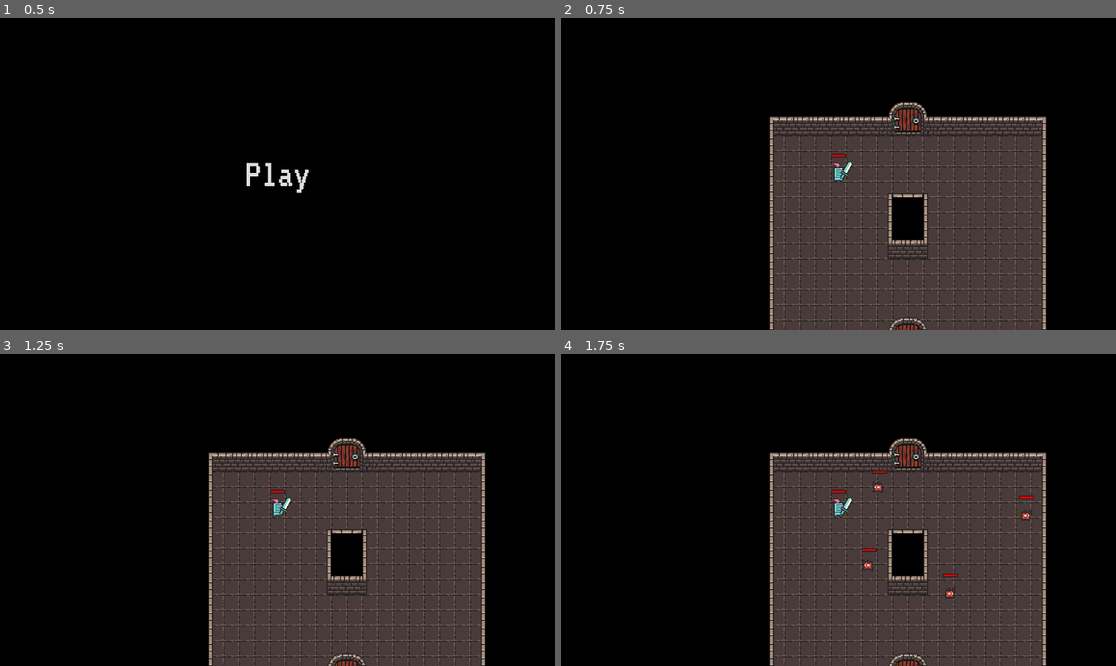
Above: before the commit, frames 1-4 (two rows, left to right).
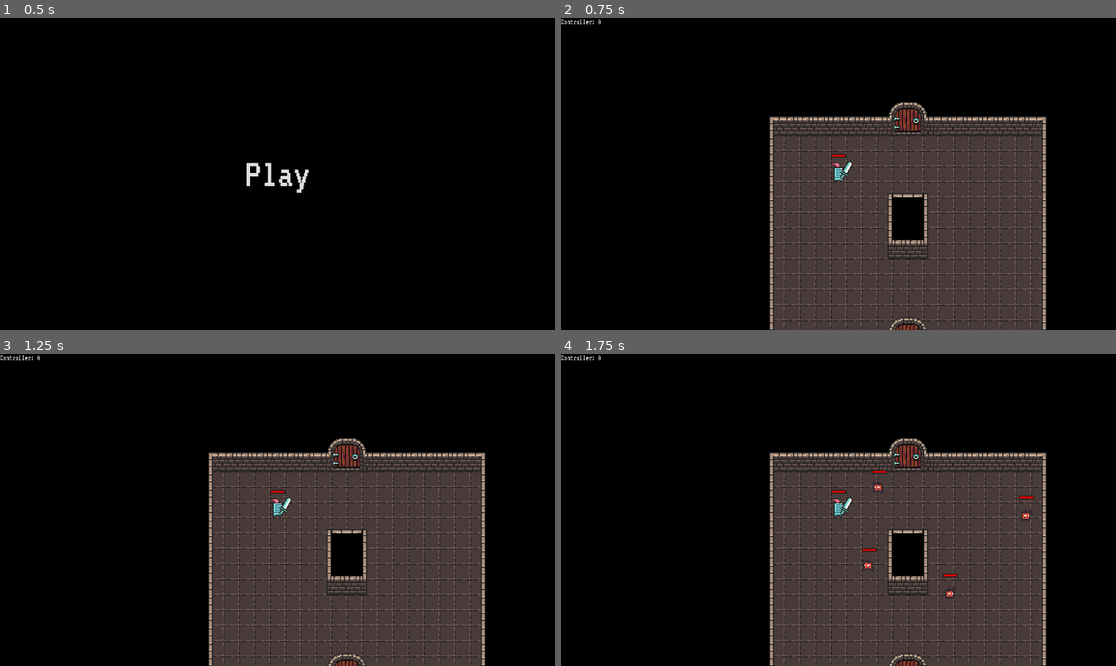
Above: after the commit, the same moments.

Repository: InjustFr/CallOfTheMask
Game: Godot game, scene res://MainMenu.tscn
Two runs of this game, one before a commit and one after it. Both use one fixed random seed, a clock stepped at 60 frames per second and the inputs below.
Inputs (mouse positions are in pixels of both pictures, inside the frame that each line leads up to):
- Up to frame 1 (0.5 s): no input
- Up to frame 2 (0.75 s): click "Play" at 0.5 s
- Up to frame 3 (1.25 s): no input
- Up to frame 4 (1.75 s): tap Enter at 1.25 s; move the mouse to (960, 494) at 1.27 s; tap A (a) at 1.35 s; tap D (d) at 1.55 s

Frame 1 is identical in both runs. In frame 2, less than 0.1% of the frame differs, in the area x 0-8%, y 0-3%; in frame 3, less than 0.1%; in frame 4, less than 0.1%, in the area x 0-59%, y 0-38%.

Commit message:
Controller support

Diff:
--- a/Enemy/Imp.tscn
+++ b/Enemy/Imp.tscn
@@ -80,6 +80,9 @@
 "speed": 10.0
 }]
 
+[sub_resource type="CircleShape2D" id="CircleShape2D_3kp21"]
+radius = 128.0
+
 [sub_resource type="Gradient" id="Gradient_ciavx"]
 colors = PackedColorArray(0.870588, 0, 0, 1, 0.870588, 0, 0, 1)
 
@@ -87,9 +90,6 @@
 gradient = SubResource("Gradient_ciavx")
 width = 14
 height = 2
-
-[sub_resource type="CircleShape2D" id="CircleShape2D_3kp21"]
-radius = 128.0
 
 [node name="Imp" type="CharacterBody2D"]
 collision_layer = 3
@@ -106,23 +106,6 @@
 position = Vector2(-1, -2)
 sprite_frames = SubResource("SpriteFrames_d8fny")
 animation = &"idle"
-
-[node name="HealthBar" type="TextureProgressBar" parent="."]
-anchors_preset = 8
-anchor_left = 0.5
-anchor_top = 0.5
-anchor_right = 0.5
-anchor_bottom = 0.5
-offset_left = -8.0
-offset_top = -20.0
-offset_right = 8.0
-offset_bottom = -16.0
-grow_horizontal = 2
-grow_vertical = 2
-value = 50.0
-texture_under = ExtResource("3_xvork")
-texture_progress = SubResource("GradientTexture2D_oo7tf")
-texture_progress_offset = Vector2(1, 1)
 
 [node name="StateMachine" type="Node" parent="." node_paths=PackedStringArray("initial_state")]
 script = ExtResource("4_la31t")
@@ -154,3 +137,20 @@
 target_desired_distance = 4.0
 avoidance_enabled = true
 radius = 8.0
+
+[node name="HealthBar" type="TextureProgressBar" parent="."]
+anchors_preset = 8
+anchor_left = 0.5
+anchor_top = 0.5
+anchor_right = 0.5
+anchor_bottom = 0.5
+offset_left = -8.0
+offset_top = -20.0
+offset_right = 8.0
+offset_bottom = -16.0
+grow_horizontal = 2
+grow_vertical = 2
+value = 50.0
+texture_under = ExtResource("3_xvork")
+texture_progress = SubResource("GradientTexture2D_oo7tf")
+texture_progress_offset = Vector2(1, 1)
--- a/Game.gd
+++ b/Game.gd
@@ -2,13 +2,21 @@
 
 @onready var player_scene = preload("res://Player.tscn")
 @onready var death_menu_node = $DeathMenu
+@onready var controller_label = $Debug/VBoxContainer/ControllerLabel
 
 var current_scene = null
 var level := 1
+var is_using_controller := false
 
 func _ready():
 	Input.set_mouse_mode(Input.MOUSE_MODE_HIDDEN)
 	_launch_game()
+
+func _input(event: InputEvent):
+	is_using_controller = event is InputEventJoypadButton or event is InputEventJoypadMotion
+
+func _process(_delta):
+	controller_label.text = "Controller: " + ("1" if is_using_controller else "0")
 
 func _on_level_finished(succeeded: bool) -> void:
 	if !succeeded:
--- a/Game.tscn
+++ b/Game.tscn
@@ -7,12 +7,15 @@
 font_size = 128
 font_color = Color(1, 0, 0, 1)
 
+[sub_resource type="LabelSettings" id="LabelSettings_2m5h8"]
+
 [node name="Game" type="Node2D"]
 script = ExtResource("1_d6l61")
 
 [node name="DeathMenu" type="CanvasLayer" parent="."]
 process_mode = 3
 layer = 10
+visible = false
 
 [node name="Container" type="Control" parent="DeathMenu"]
 layout_mode = 3
@@ -59,4 +62,19 @@
 text = "Retry"
 flat = true
 
+[node name="Debug" type="CanvasLayer" parent="."]
+
+[node name="VBoxContainer" type="VBoxContainer" parent="Debug"]
+anchors_preset = 15
+anchor_right = 1.0
+anchor_bottom = 1.0
+grow_horizontal = 2
+grow_vertical = 2
+
+[node name="ControllerLabel" type="Label" parent="Debug/VBoxContainer"]
+layout_mode = 2
+theme = ExtResource("2_t22gp")
+text = "Controller:"
+label_settings = SubResource("LabelSettings_2m5h8")
+
 [connection signal="pressed" from="DeathMenu/Container/VBoxContainer/CenterContainer/Button" to="." method="_restart_game"]
--- a/Room/BasicRoom.tscn
+++ b/Room/BasicRoom.tscn
@@ -60,6 +60,7 @@
 weight = 1
 
 [node name="Enemies" type="Node2D" parent="."]
+y_sort_enabled = true
 
 [node name="Timer" type="Timer" parent="."]
 one_shot = true
--- a/project.godot
+++ b/project.godot
@@ -36,31 +36,37 @@
 w={
 "deadzone": 0.5,
 "events": [Object(InputEventKey,"resource_local_to_scene":false,"resource_name":"","device":-1,"window_id":0,"alt_pressed":false,"shift_pressed":false,"ctrl_pressed":false,"meta_pressed":false,"pressed":false,"keycode":0,"physical_keycode":87,"key_label":0,"unicode":122,"echo":false,"script":null)
+, Object(InputEventJoypadMotion,"resource_local_to_scene":false,"resource_name":"","device":-1,"axis":1,"axis_value":-1.0,"script":null)
 ]
 }
 a={
 "deadzone": 0.5,
 "events": [Object(InputEventKey,"resource_local_to_scene":false,"resource_name":"","device":-1,"window_id":0,"alt_pressed":false,"shift_pressed":false,"ctrl_pressed":false,"meta_pressed":false,"pressed":false,"keycode":0,"physical_keycode":65,"key_label":0,"unicode":113,"echo":false,"script":null)
+, Object(InputEventJoypadMotion,"resource_local_to_scene":false,"resource_name":"","device":-1,"axis":0,"axis_value":-1.0,"script":null)
 ]
 }
 s={
 "deadzone": 0.5,
 "events": [Object(InputEventKey,"resource_local_to_scene":false,"resource_name":"","device":-1,"window_id":0,"alt_pressed":false,"shift_pressed":false,"ctrl_pressed":false,"meta_pressed":false,"pressed":false,"keycode":0,"physical_keycode":83,"key_label":0,"unicode":115,"echo":false,"script":null)
+, Object(InputEventJoypadMotion,"resource_local_to_scene":false,"resource_name":"","device":-1,"axis":1,"axis_value":1.0,"script":null)
 ]
 }
 d={
 "deadzone": 0.5,
 "events": [Object(InputEventKey,"resource_local_to_scene":false,"resource_name":"","device":-1,"window_id":0,"alt_pressed":false,"shift_pressed":false,"ctrl_pressed":false,"meta_pressed":false,"pressed":false,"keycode":0,"physical_keycode":68,"key_label":0,"unicode":100,"echo":false,"script":null)
+, Object(InputEventJoypadMotion,"resource_local_to_scene":false,"resource_name":"","device":-1,"axis":0,"axis_value":1.0,"script":null)
 ]
 }
 left_click={
 "deadzone": 0.5,
 "events": [Object(InputEventMouseButton,"resource_local_to_scene":false,"resource_name":"","device":-1,"window_id":0,"a …(258 unchanged characters)…
+, Object(InputEventJoypadButton,"resource_local_to_scene":false,"resource_name":"","device":-1,"button_index":2,"pressure":0.0,"pressed":true,"script":null)
 ]
 }
 use={
 "deadzone": 0.5,
 "events": [Object(InputEventKey,"resource_local_to_scene":false,"resource_name":"","device":-1,"window_id":0,"alt_pressed":false,"shift_pressed":false,"ctrl_pressed":false,"meta_pressed":false,"pressed":false,"keycode":0,"physical_keycode":69,"key_label":0,"unicode":101,"echo":false,"script":null)
+, Object(InputEventJoypadButton,"resource_local_to_scene":false,"resource_name":"","device":-1,"button_index":0,"pressure":0.0,"pressed":true,"script":null)
 ]
 }
 
Not shown: 1 places in Game.tscn that only renumber resources
